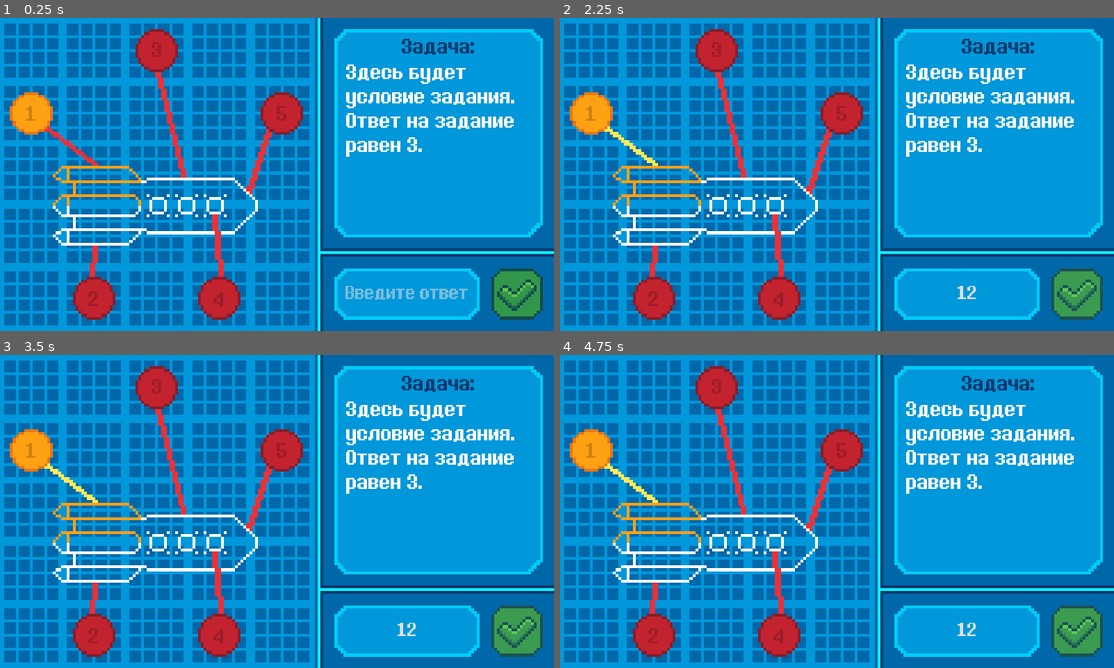
Above: before the commit, frames 1-4 (two rows, left to right).
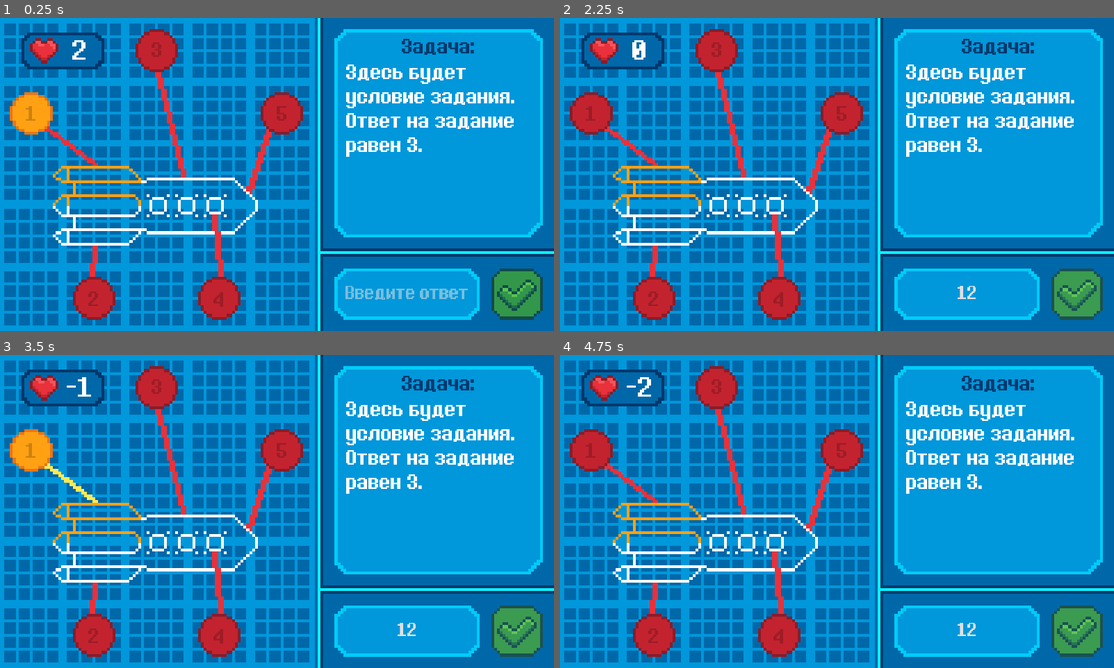
Above: after the commit, the same moments.

Repository: Sc222/rocket-scientist
Game: Godot game, scene res://SecondStage.tscn
Same seed, same stepped clock (60 frames per second), same inputs: the game is played once before the commit and once after it.
Inputs (mouse positions are in pixels of both pictures, inside the frame that each line leads up to):
- Up to frame 1 (0.25 s): no input
- Up to frame 2 (2.25 s): click (964, 293) at 0.52 s; type "12" at 0.6 s; click (1075, 293) at 1.25 s; click (1075, 293) at 2 s
- Up to frame 3 (3.5 s): click (515, 630) at 2.75 s
- Up to frame 4 (4.75 s): tap Enter at 4.25 s

The runs differ from the first frame. In frame 1, 1.2% of the frame differs, in the area x 3-19%, y 4-17%; in frame 2, 2.2%, in the area x 1-19%, y 4-48%; in frame 3, 1.2%; in frame 4, 2.2%.

Commit message:
stage 2 bug fixes and add hp bar

Diff:
--- a/SecondStage.gd
+++ b/SecondStage.gd
@@ -1,17 +1,16 @@
 extends Control
 
+var LAST_TASK=5
+var TASK_HP_BONUS=2
+var TASKS_SOLVED="Поздравляем, ракета спроектирована!"
 
-# Declare member variables here. Examples:
-# var a = 2
-# var b = "text"
-# todo число попыток + интерфейс с попытками
-var LAST_TASK=5
-var TASKS_SOLVED="Поздравляем, ракета спроектирована!"
+var hp = 2
 var currentTask = 1
 var currentTaskText = ""
 var userAnswer = ""
 var isTaskGenerated = true
 onready var taskLabel = get_node("TaskContainer/Task")
+onready var hpLabel = get_node("HpText")
 onready var rocket = get_node("rocket")
 
 
@@ -26,6 +25,7 @@
 
 # Called when the node enters the scene tree for the first time.
 func _ready():
+	UpdateHp(0)
 	GenerateNewTask()
 
 func _on_Answer_text_changed(new_text):
@@ -38,8 +38,12 @@
 		FinishStage()
 
 
+func UpdateHp(changeValue):
+	hp=hp+changeValue
+	hpLabel.set_text(str(hp))
+
 func FinishStage():
-	taskLabel.set_text("Поздравляем, задачи решены.")
+	taskLabel.set_text("Поздравляем, ракета спроектирована.")
 	#todo сделать кнопку "следующий этап" и сделать ее видимой
 
 func GenerateNewTask():
@@ -51,23 +55,34 @@
 	taskLabel.set_text(currentTaskText)
 
 func NextTask():
+		get_node("task_"+str(currentTask)).play("complete")
+		get_node("task_"+str(currentTask)+"_line").play("complete")
+		if currentTask!=LAST_TASK:
+			isTaskGenerated=false
+			get_node("task_"+str(currentTask+1)).play("unlock")
+			get_node("task_"+str(currentTask+1)+"_line").play("unlock")
+		rocket.play("task_"+str(currentTask))
+		currentTask=currentTask+1
 
-	get_node("task_"+str(currentTask)).play("complete")
-	get_node("task_"+str(currentTask)+"_line").play("complete")
-	if currentTask!=LAST_TASK:
-		isTaskGenerated=false
-		get_node("task_"+str(currentTask+1)).play("unlock")
-		get_node("task_"+str(currentTask+1)+"_line").play("unlock")
-	rocket.play("task_"+str(currentTask))
-	currentTask=currentTask+1
+func SetError():
+	# todo вычитать попытки
+	var taskButton = get_node("task_"+str(currentTask))
+	var taskLine = get_node("task_"+str(currentTask)+"_line")
+	taskButton.frame = 0
+	taskLine.frame = 0
+	taskButton.play("wrong")
+	taskLine.play("wrong")
+
 
 func CheckAnswer():
-	if tasks_dict[currentTaskText] == userAnswer:
-		print("correct")
-		get_node("Answer").set_text("")
-		NextTask()
-	else:
-		# todo вычитать попытки
-		print("вычитать попытки")
-		get_node("task_"+str(currentTask)).play("wrong")
-		get_node("task_"+str(currentTask)+"_line").play("wrong")
+	if currentTask!=LAST_TASK+1:
+		if tasks_dict[currentTaskText] == userAnswer:
+			UpdateHp(TASK_HP_BONUS)
+			print("correct")
+			get_node("Answer").set_text("")
+			NextTask()
+		else:
+			UpdateHp(-1)
+			# todo вычитать попытки
+			print("вычитать попытки")
+			SetError()
--- a/SecondStage.tscn
+++ b/SecondStage.tscn
@@ -93,6 +93,15 @@
 [ext_resource path="res://stage_2_task_3_finished.png" type="Texture" id=91]
 [ext_resource path="res://stage_2_task_4_finished.png" type="Texture" id=92]
 [ext_resource path="res://stage_2_task_1_not_finished.png" type="Texture" id=93]
+[ext_resource path="res://stage_2_hp_bg.png" type="Texture" id=94]
+
+[sub_resource type="DynamicFontData" id=18]
+antialiased = false
+font_path = "res://10895.otf"
+
+[sub_resource type="DynamicFont" id=19]
+size = 52
+font_data = SubResource( 18 )
 
 [sub_resource type="DynamicFont" id=3]
 size = 39
@@ -293,6 +302,7 @@
 [node name="SecondStage" type="Control"]
 margin_right = 975.0
 margin_bottom = 550.0
+rect_min_size = Vector2( 975, 550 )
 script = ExtResource( 10 )
 __meta__ = {
 "_edit_use_anchors_": false
@@ -302,6 +312,26 @@
 scale = Vector2( 5, 5 )
 texture = ExtResource( 2 )
 centered = false
+
+[node name="hp_background" type="Sprite" parent="."]
+position = Vector2( 40, 25 )
+scale = Vector2( 5, 5 )
+texture = ExtResource( 94 )
+centered = false
+
+[node name="HpText" type="Label" parent="."]
+margin_left = 115.0
+margin_top = 30.0
+margin_right = 170.0
+margin_bottom = 85.0
+custom_fonts/font = SubResource( 19 )
+text = "0"
+align = 1
+valign = 1
+clip_text = true
+__meta__ = {
+"_edit_use_anchors_": false
+}
 
 [node name="TaskHeader" type="Label" parent="."]
 margin_left = 609.528
Not shown: 1 places in SecondStage.tscn that only renumber resources
Binary file added: stage_2_hp_bg.png
Not shown, added: stage_2_hp_bg.png.import
